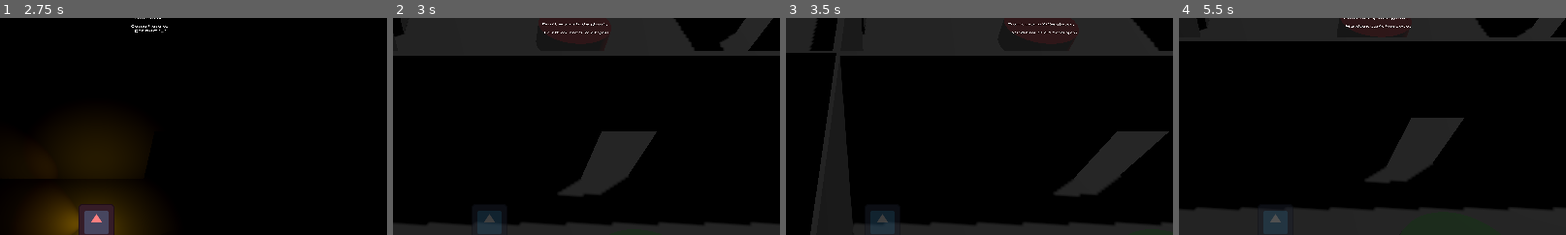
Above: before the commit, frames 1-4 (left to right).
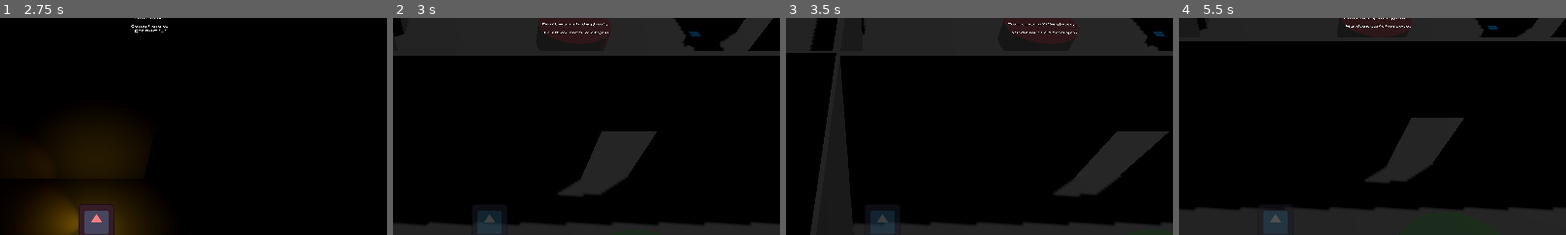
Above: after the commit, the same moments.

Repository: Rusty-Rat-Studios/dead-living-and-dying
Game: Godot game, scene res://game.tscn
Same seed, same stepped clock (60 frames per second), same inputs: the game is played once before the commit and once after it. The engine's default icon, where the game draws it, is replaced by a stand-in: a white triangle on a blue panel in a dark square.
Inputs (mouse positions are % of the whole screen's width and height, from its top left):
- Up to frame 1 (2.75 s): tap Enter at 0.5 s; move the mouse to (45, 70) at 0.52 s; hold Up (ui_up) 0.53-2.03 s; tap Tab at 0.6, 1.35, 2.1 s; move the mouse to (80, 65) at 1.27 s; move the mouse to (20, 35) at 2.02 s; hold Left (ui_left) from 2.03 s (still down)
- Up to frame 2 (3 s): keep holding Left (ui_left); move the mouse to (55, 50) at 2.77 s; tap Tab at 2.85 s
- Up to frame 3 (3.5 s): keep holding Left (ui_left)
- Up to frame 4 (5.5 s): move the mouse to (35, 25) at 3.52 s; release Left (ui_left) at 3.53 s; hold Down (ui_down) 3.53-4.28 s; tap Tab at 3.6, 4.35, 5.1 s; move the mouse to (72, 45) at 4.27 s; hold Right (ui_right) 4.28-5.03 s; move the mouse to (30, 55) at 5.02 s; hold Up (ui_up) from 5.03 s (still down)
The pictures show only the part of the screen within x 38-87%, y 3-53%; the shares and areas given below are measured in that part.

Frame 1 is identical in both runs. In frame 2, 0.1% of the frame differs, in the area x 74-80%, y 6-13%; in frame 3, 0.1%; in frame 4, less than 0.1%.

Commit message:
Add possessable item and script stub

Diff:
--- a/autoloads/signal_bus.gd
+++ b/autoloads/signal_bus.gd
@@ -14,3 +14,8 @@
 signal player_exited_room(room: Node3D)
 
 signal player_entered_shrine
+
+# for communicating between ghosts and possessables
+# used to enable/disable unnecessary collision checks according to possession status
+signal item_possessed(item: RigidBody3D)
+signal item_depossessed(item: RigidBody3D)
--- a/game.tscn
+++ b/game.tscn
@@ -12,6 +12,7 @@
 [ext_resource type="Script" path="res://shrine.gd" id="11_hfytc"]
 [ext_resource type="PackedScene" uid="uid://cexvn2mosncly" path="res://map/wall_with_door.tscn" id="11_odxui"]
 [ext_resource type="PackedScene" uid="uid://bson3umirpot2" path="res://map/wall_without_door.tscn" id="12_5tnol"]
+[ext_resource type="PackedScene" uid="uid://bcep1wbs2caas" path="res://possessable/possessable.tscn" id="13_66ase"]
 
 [sub_resource type="CylinderShape3D" id="CylinderShape3D_eitr8"]
 radius = 2.0
@@ -146,6 +147,9 @@
 get hurt ;_ ;"
 font_size = 64
 
+[node name="Possessable" parent="World/RoomCenter" instance=ExtResource("13_66ase")]
+transform = Transform3D(1, 0, 0, 0, 1, 0, 0, 0, 1, 7, 0.25, 0)
+
 [node name="RoomLeft" type="Node3D" parent="World"]
 transform = Transform3D(1, 0, 0, 0, 1, 0, 0, 0, 1, -20, 0, -20)
 
--- /dev/null
+++ b/possessable/possessable.gd
@@ -0,0 +1,53 @@
+extends RigidBody3D
+
+"""
+COLLISION MASKING SCHEME:
+	This object begins by having its AttackRange and Hurtbox collision areas disabled.
+
+	When it is possessed, it enables the AttackRange PHYSICAL collision mask to detect
+	player collision within the AttackRange. When the ghost decides to attack using this
+	item, it disables the AttackRange PHYSICAL collision mask and enables the Hurtbox
+	PHYSICAL collision layer so the player can detect it has taken damage on contact.
+
+	Once the attack is finished, the Hurtbox collision layer is disabled. Similarly,
+	once it is depossessed the AttackRange PHYSICAL collision mask is disabled.
+
+	It leaves the GhostDetector enabled at all times so if multiple ghosts simultaneously decide
+	to possess it the "late" ghosts can still detect it and perform the "is_possessed" check.
+"""
+
+# flag for ensuring object is "free" for possession
+@onready var is_possessed: bool = false
+# flag for checking if player is in attack range
+@onready var player_in_range: bool = false
+
+func _ready() -> void:
+	# detect when player is in range
+	$AttackRange.body_entered.connect(_on_player_entered_range)
+	$AttackRange.body_exited.connect(_on_player_exited_range)
+
+	# set is_possessed and update collision areas
+	SignalBus.item_possessed.connect(_on_possession)
+	SignalBus.item_depossessed.connect(_on_depossession)
+
+
+func _on_player_entered_range(body: Node3D) -> void:
+	# should only detect player if in collision layer PHYSICAL
+	if body == PlayerHandler.get_player():
+		player_in_range = true
+		print("player in range of possessed item ", name)
+
+
+func _on_player_exited_range(body: Node3D) -> void:
+	if body == PlayerHandler.get_player():
+		player_in_range = false
+		print("player out of range of possessed item ", name)
+
+func _on_possession(_item: RigidBody3D) -> void:
+	$AttackRange.collision_mask = CollisionBit.PHYSICAL
+	print(name, " possessed")
+
+
+func _on_depossession(_item: RigidBody3D) -> void:
+	$AttackRange.collision_mask = 0
+	print(name, " depossessed")
--- /dev/null
+++ b/possessable/possessable.tscn
@@ -0,0 +1,55 @@
+[gd_scene load_steps=8 format=3 uid="uid://bcep1wbs2caas"]
+
+[ext_resource type="Script" path="res://possessable/possessable.gd" id="1_4ebmk"]
+
+[sub_resource type="StandardMaterial3D" id="StandardMaterial3D_kvr7m"]
+albedo_color = Color(0, 0.654902, 1, 1)
+
+[sub_resource type="BoxMesh" id="BoxMesh_60awo"]
+material = SubResource("StandardMaterial3D_kvr7m")
+size = Vector3(0.5, 0.5, 0.5)
+
+[sub_resource type="BoxShape3D" id="BoxShape3D_42qqj"]
+size = Vector3(0.5, 0.5, 0.5)
+
+[sub_resource type="CylinderShape3D" id="CylinderShape3D_mn788"]
+height = 1.0
+radius = 8.0
+
+[sub_resource type="BoxShape3D" id="BoxShape3D_7pur4"]
+
+[sub_resource type="BoxShape3D" id="BoxShape3D_iv7gq"]
+size = Vector3(0.5, 0.5, 0.5)
+
+[node name="Possessable" type="RigidBody3D"]
+collision_layer = 5
+collision_mask = 5
+script = ExtResource("1_4ebmk")
+
+[node name="MeshInstance3D" type="MeshInstance3D" parent="."]
+mesh = SubResource("BoxMesh_60awo")
+
+[node name="CollisionShape3D" type="CollisionShape3D" parent="."]
+shape = SubResource("BoxShape3D_42qqj")
+
+[node name="AttackRange" type="Area3D" parent="."]
+collision_layer = 0
+collision_mask = 0
+monitorable = false
+
+[node name="CollisionShape3D" type="CollisionShape3D" parent="AttackRange"]
+shape = SubResource("CylinderShape3D_mn788")
+
+[node name="GhostDetector" type="Area3D" parent="."]
+collision_layer = 8
+collision_mask = 0
+
+[node name="CollisionShape3D" type="CollisionShape3D" parent="GhostDetector"]
+shape = SubResource("BoxShape3D_7pur4")
+
+[node name="Hurtbox" type="Area3D" parent="."]
+collision_layer = 0
+collision_mask = 0
+
+[node name="CollisionShape3D" type="CollisionShape3D" parent="Hurtbox"]
+shape = SubResource("BoxShape3D_iv7gq")
Not shown: 1 places in game.tscn that only renumber resources
